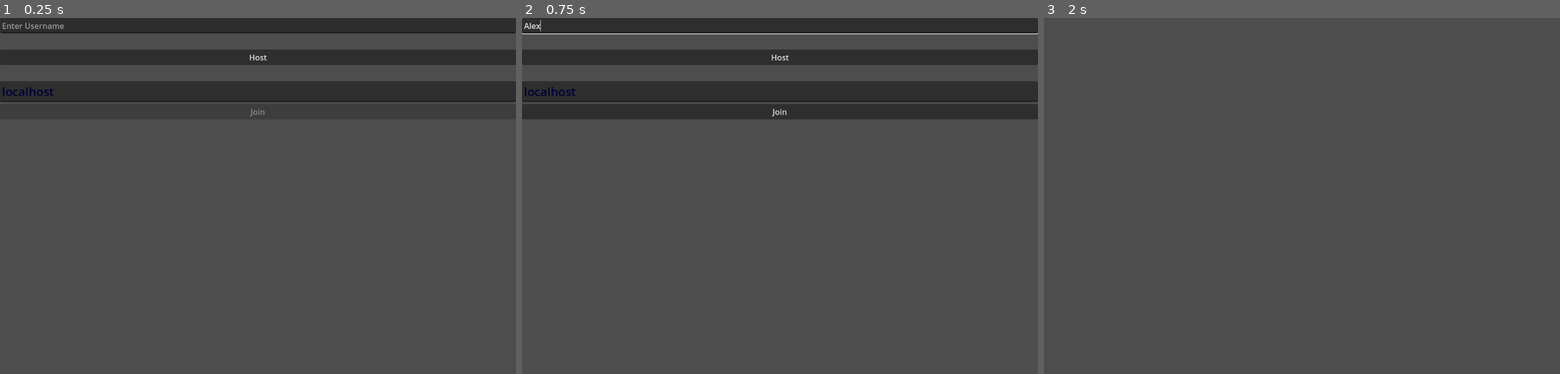
Above: before the commit, frames 1-3 (left to right).
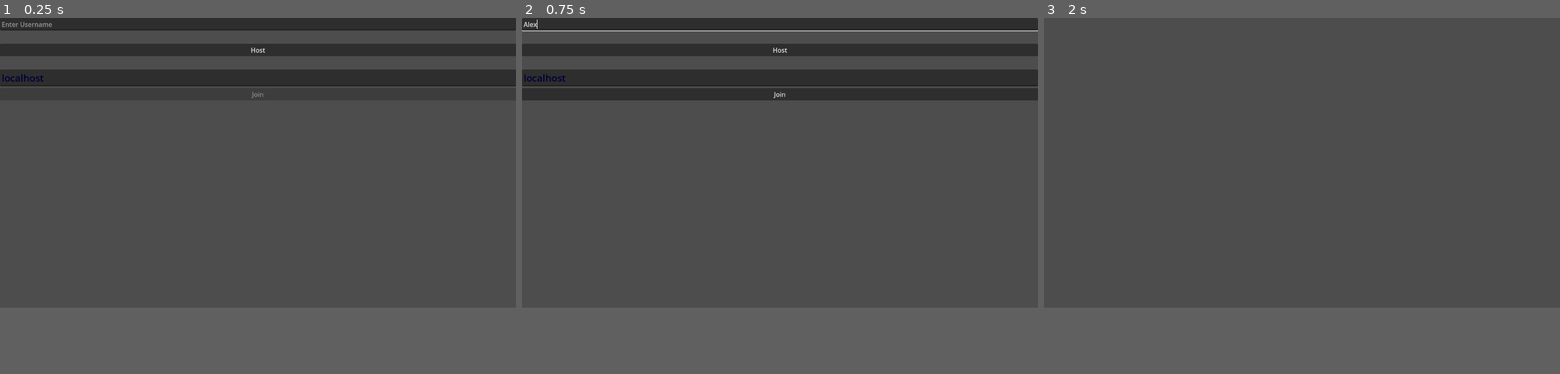
Above: after the commit, the same moments.

Repository: davidzywiec/mp-hot-rum
Game: Godot game, scene res://scenes/menu/main_menu.tscn
The game is run twice, just before and just after one commit, with the same random seed, the same clock (stepped at 60 frames per second) and the same inputs.
Inputs (mouse positions are in pixels of both pictures, inside the frame that each line leads up to):
- Up to frame 1 (0.25 s): no input
- Up to frame 2 (0.75 s): click (780, 25) at 0.52 s; type "Alex" at 0.6 s
- Up to frame 3 (2 s): click "Host" at 1.25 s
In our replay, the window is 800x553 before the commit and 800x450 after it. These sizes can differ from the game's own. Grey fills any space a smaller window leaves; there, only what the larger window draws over its background counts as a difference.

The runs differ from the first frame. In frame 1, 9.3% of the frame differs, in the area x 0-100%, y 1-28%; in frame 2, 14%, in the area x 0-100%, y 0-29%; in frame 3, only the window size differs.

Commit message:
Set 1280x720 base resolution and add server deployment runbook

Diff:
--- a/project.godot
+++ b/project.godot
@@ -26,20 +26,9 @@
 Game_State_Manager="*res://autoload/GameStateManager.gd"
 DevOverlay="*res://autoload/DevOverlay.gd"
 
-[debug]
-
-network_debug=true
-ui_debug=true
-short_countdown=true
-network_logs=false
-game_logs=true
-snapshot_logs=false
-dev_overlay=false
-start_round=1
-
 [display]
 
-window/size/viewport_width=1040
+window/size/viewport_width=1280
 window/size/viewport_height=720
 window/stretch/mode="viewport"
 
--- a/scripts/lobby/lobby_ui.gd
+++ b/scripts/lobby/lobby_ui.gd
@@ -133,6 +133,8 @@
 # NEW: react to server-ordered scene change
 func _on_change_scene(path: String) -> void:
 	var target: String = path if path != "" else next_scene_fallback
+	if not is_inside_tree():
+		return
 	var tree: SceneTree = get_tree()
 	if tree == null:
 		return
Not shown, changed: export_presets.cfg
Not shown, added: SERVER_DEPLOYMENT.md
